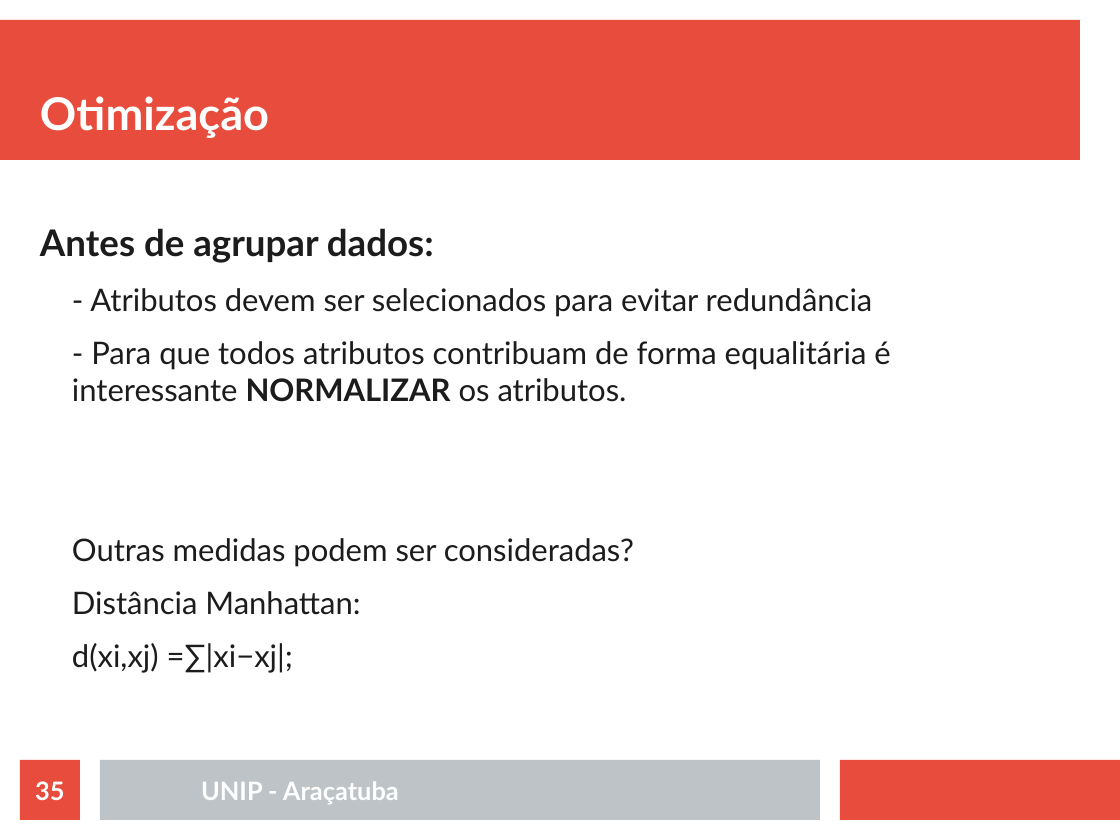
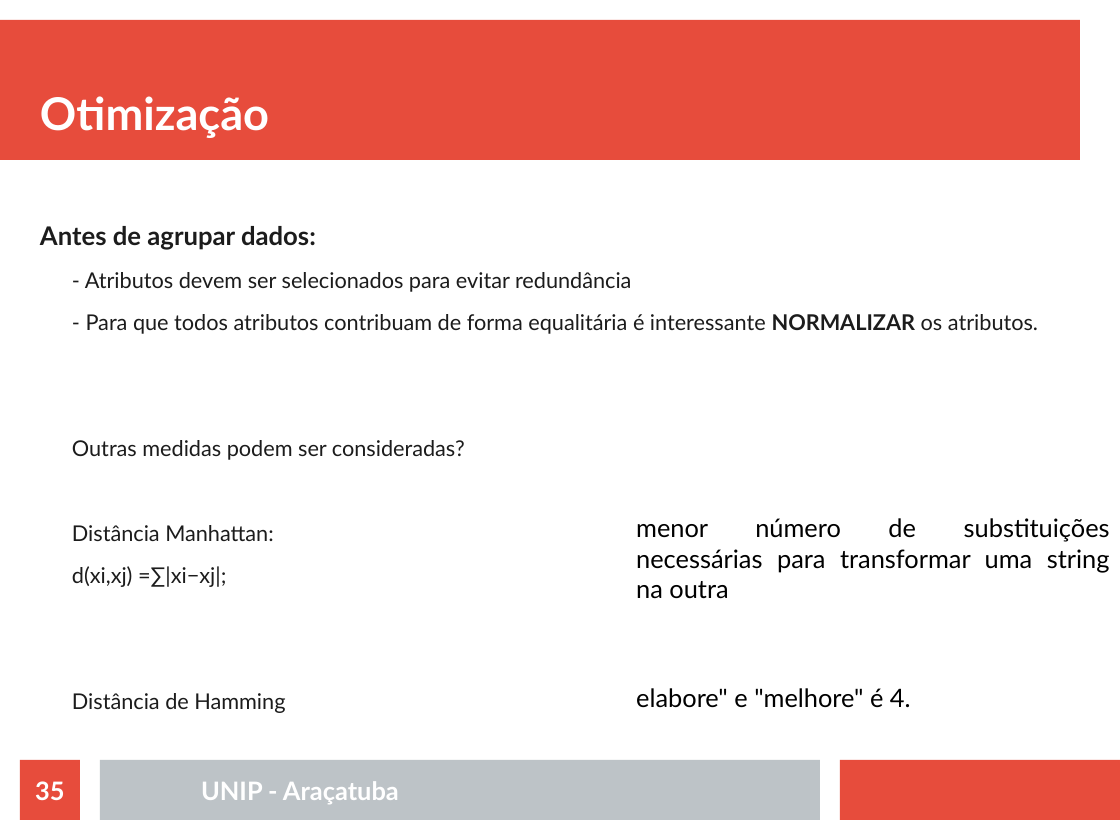
Before and after one commit to rafaelstojoao/pos-unip, a slide deck: slide 35 of [2020][modulo][Machine_Learning]/[aula]02[Agrupamento].odp. Drawn at 1120x840 pixels with LibreOffice and Linux fonts; fonts in the diff are those of the drawing. Boxes give left, top, right and bottom in pixels: in the first picture for what was removed or moved away, otherwise in the second. Text is boxed around its words. In the diff, an @@ line names an element or a change of style, - is before the commit and + after.

```diff
--- a/[2020][modulo][Machine_Learning]/[aula]02[Agrupamento].odp
+++ b/[2020][modulo][Machine_Learning]/[aula]02[Agrupamento].odp
@@ text at (x1=40, y1=226, x2=1038, y2=587): size 26 to 18.2 pt in "Antes de agrupar dados:"; size 22 to 15.4 pt in "- Atributos devem ser selecionados para evitar ...", "- Para que todos atributos contribuam de ...", "Outras medidas podem ser consideradas?", "Distância Manhattan:" and 1 more places @@
@@ text added at (x1=636, y1=518, x2=1110, y2=707), 18 pt, text #000000 @@
+menor número de substituições necessárias para transformar uma string na outra
+elabore" e "melhore" é 4.
@@ text at (x1=72, y1=693, x2=285, y2=713): paragraph added @@
+  Distância de Hamming
```
Also in this commit, not shown: 21 other slides changed, 6 slides removed, 1 other file.
